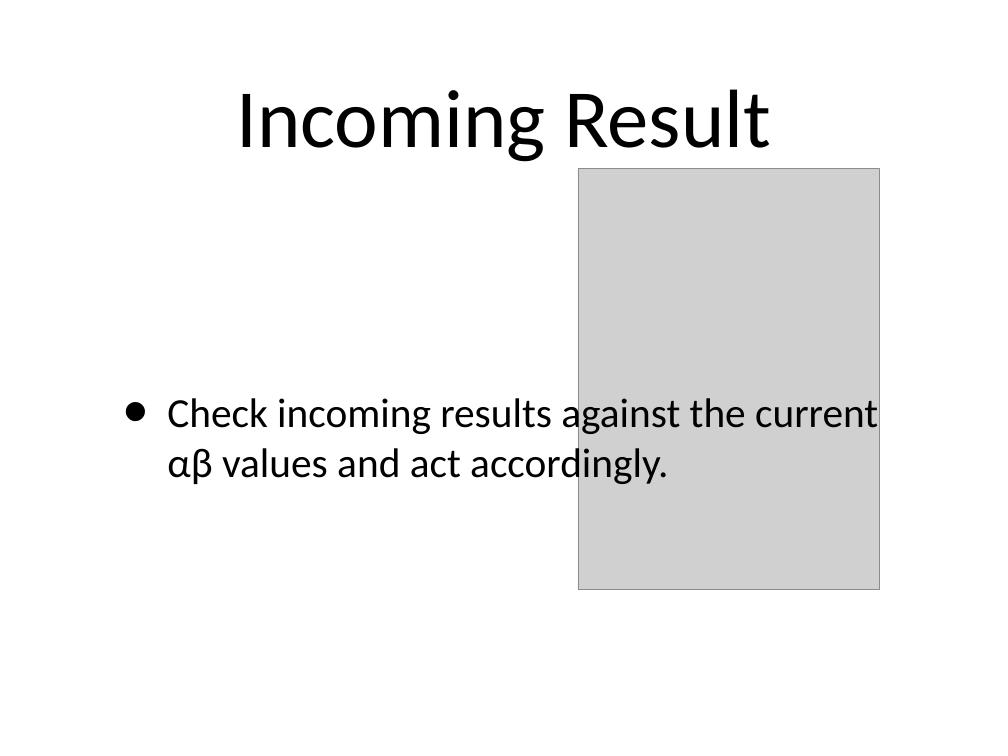
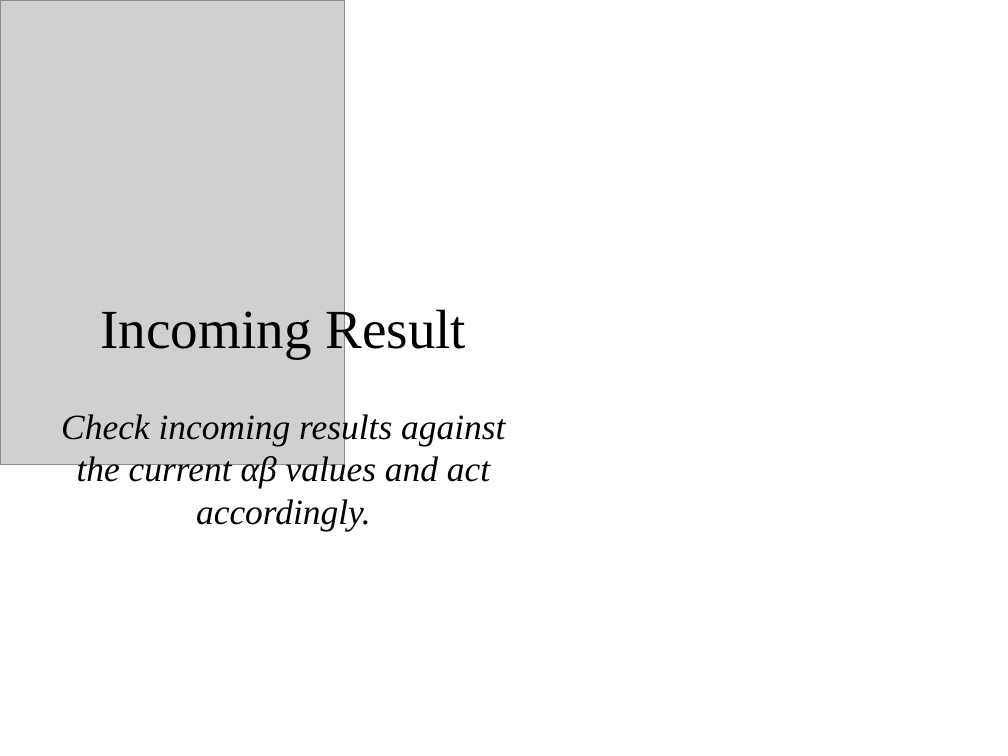
Before and after one commit to amod0017/rit-othello, a slide deck: slide 18 of Othello/other/Othello-Presentation-2.ppt. Drawn at 1008x756 pixels with LibreOffice and Linux fonts; fonts in the diff are those of the drawing; grey boxes stand for pictures; background and template pictures are left out. Boxes give left, top, right and bottom in pixels: in the first picture for what was removed or moved away, otherwise in the second. Text is boxed around its words. In the diff, an @@ line names an element or a change of style, - is before the commit and + after.

Commit message:
- Merged Presentations - Added Styling (I still have the original if it looks weird on a PPT)

```diff
--- a/Othello/other/Othello-Presentation-2.ppt
+++ b/Othello/other/Othello-Presentation-2.ppt
@@ picture: place and size @@
-picture at box(578, 169, 879, 590)
+picture at box(0, 0, 345, 465)
@@ title "Incoming Result": place and size @@
-title "Incoming Result" at box(236, 89, 771, 162)
+title "Incoming Result" at box(100, 305, 466, 358)
@@ title "Incoming Result" at box(100, 305, 466, 358): size 84 to 56 pt, font Calibri to Times New Roman; vertical alignment middle to bottom @@
@@ text "Check incoming results against the ...": place and size @@
-text "Check incoming results against the ..." at box(167, 393, 878, 487)
+text "Check incoming results against the ..." at box(61, 411, 505, 531)
@@ text "Check incoming results against the ..." at box(61, 411, 505, 531): size 42 to 36 pt, font Calibri to Times New Roman, italic on; alignment left to centre; bullet • to none; less space between paragraphs; vertical alignment middle to top @@
```
Also in this commit, not shown: 30 other slides changed, 8 slides added, 5 slides removed.
